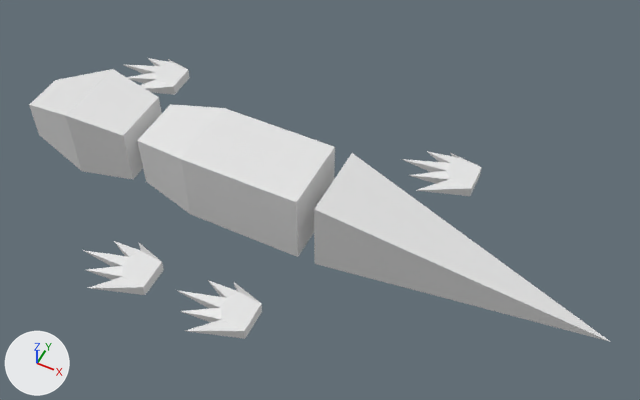
Before and after pictures for a commit that changed the Blender file blender/lizard.blend.
Before and after are seen from a 50 mm camera at (0.125, -0.24, 0.322) aimed at (0.003, 0.002, 0.019). Every picture has the same lights, and +X, +Y and +Z are marked at lower left.

Script lines for the objects in view, before the commit:
```python
me_cube_002 = bpy.data.meshes.new('Cube.002')
me_cube_002.from_pydata([(-3.49, 1.0, 1.5), (-3.49, 1.0, -0.5), (-3.49, -1.0, 1.5), (-3.49, -1.0, -0.5), (3.49, 0.0, -0.5), (3.49, 0.0, -0.5), (3.49, 0.0, -0.5), (3.49, 0.0, -0.5)], [], [(0, 2, 6, 4), (5, 4, 6, 7), (2, 3, 7, 6), (1, 0, 4, 5), (3, 1, 5, 7), (1, 3, 2, 0)])
me_cube_002.materials.append(mat_material)  # white #e7e7e7
me_plane = bpy.data.meshes.new('Plane')
me_plane.from_pydata(...)  # 17 vertices, 13 faces; spans x -1.33..0.81, y -0.89..0.82, z -0.11..0.2
me_plane_001 = bpy.data.meshes.new('Plane.001')
me_plane_001.from_pydata(...)  # 17 vertices, 13 faces; spans x -1.33..0.81, y -0.89..0.82, z -0.11..0.2
me_plane_002 = bpy.data.meshes.new('Plane.002')
me_plane_002.from_pydata(...)  # 17 vertices, 13 faces; spans x -1.33..0.81, y -0.89..0.82, z -0.11..0.2
me_plane_003 = bpy.data.meshes.new('Plane.003')
me_plane_003.from_pydata(...)  # 17 vertices, 13 faces; spans x -1.33..0.81, y -0.89..0.82, z -0.11..0.2
ob_foot_0 = bpy.data.objects.new('Foot-0', me_plane_002)
ob_foot_0.location = (-0.0122, -0.0598, 0.0027)
ob_foot_0.scale = (0.0188, 0.0188, 0.0188)
ob_foot_1 = bpy.data.objects.new('Foot-1', me_plane_001)
ob_foot_1.location = (-0.0631, -0.06, 0.0027)
ob_foot_1.scale = (0.0188, 0.0188, 0.0188)
ob_foot_2 = bpy.data.objects.new('Foot-2', me_plane)
ob_foot_2.location = (-0.1239, 0.0586, 0.0027)
ob_foot_2.scale = (0.0188, 0.0188, 0.0188)
ob_foot_3 = bpy.data.objects.new('Foot-3', me_plane_003)
ob_foot_3.location = (0.0452, 0.0601, 0.0027)
ob_foot_3.scale = (0.0188, 0.0188, 0.0188)
ob_tail = bpy.data.objects.new('Tail', me_cube_002)
ob_tail.location = (0.0771, -0.0005, 0.0103)
ob_tail.scale = (0.0188, 0.0188, 0.0188)
# also in view: 'Body' at (-0.04, 0.0, 0.02); 'Head' at (-0.121, 0.0, 0.02)
```
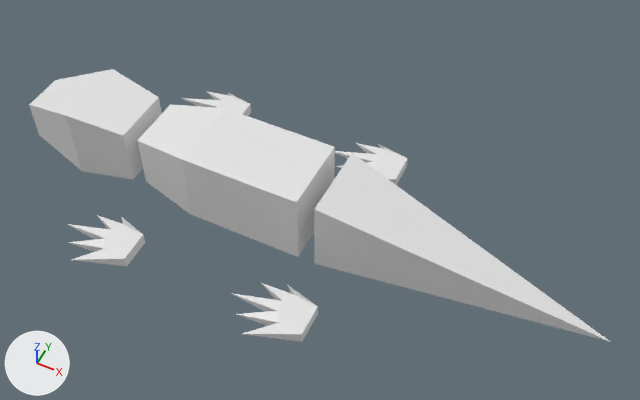
What the commit changed:
Object 'Foot-1' (ob_foot_1) moves from (-0.0631, -0.06, 0.0027) to (-0.08, -0.05, 0.002).
Object 'Foot-0' (ob_foot_0) moves from (-0.0122, -0.0598, 0.0027) to (0.01, -0.05, 0.002).
Object 'Foot-2' (ob_foot_2) moves from (-0.1239, 0.0586, 0.0027) to (-0.08, 0.05, 0.002).
Object 'Foot-3' (ob_foot_3) moves from (0.0452, 0.0601, 0.0027) to (0.01, 0.05, 0.002).

Boxes [x1, y1, x2, y2] around the edits, measured in the pictures (640 x 400 px):
'Foot-0', moved: before [177, 280, 262, 339]; after [231, 283, 318, 342]
'Foot-1', moved: before [83, 241, 164, 295]; after [67, 215, 145, 267]
'Foot-3', moved: before [402, 151, 482, 196]; after [335, 143, 408, 185]
'Foot-2', moved: before [125, 58, 190, 95]; after [181, 91, 251, 116]
